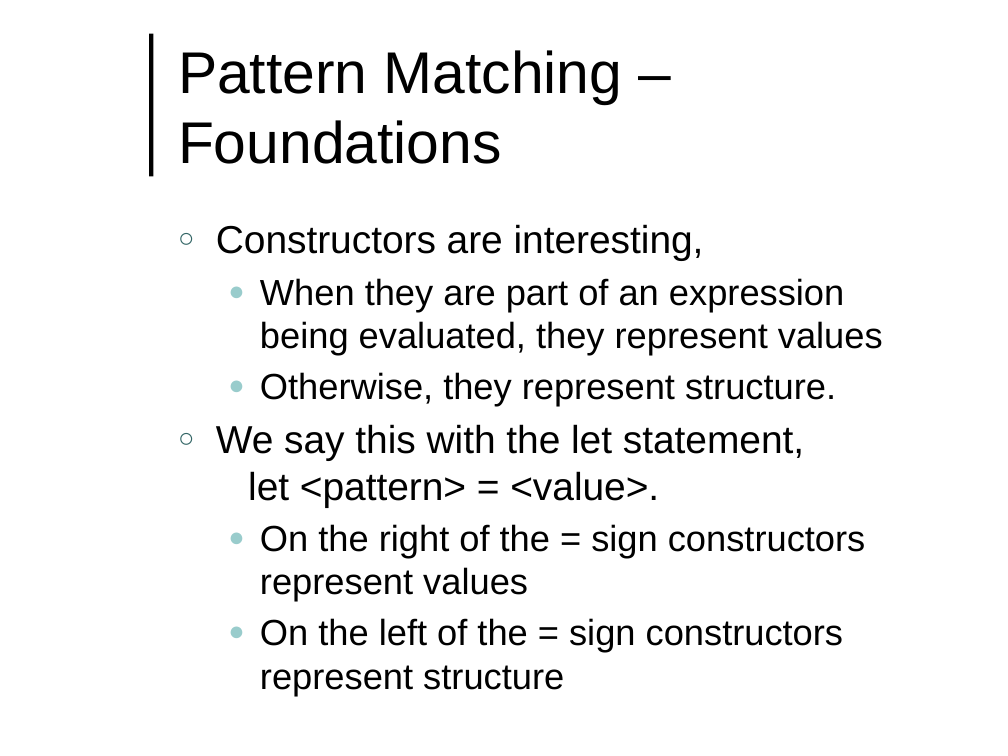
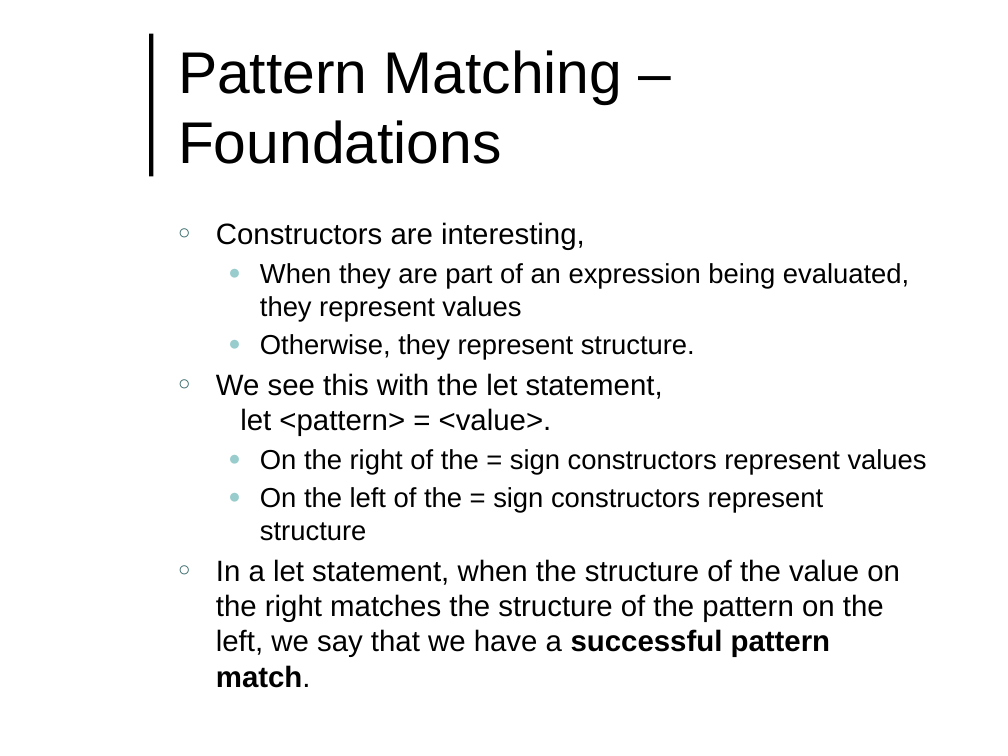
Before and after one commit to lutzhamel/CSC493, a slide deck: slide 5 of notes/csc493-ln004.pptx. Drawn at 1008x756 pixels with LibreOffice and Linux fonts; fonts in the diff are those of the drawing; background and template pictures are left out. Boxes give left, top, right and bottom in pixels: in the first picture for what was removed or moved away, otherwise in the second. Text is boxed around its words. In the diff, an @@ line names an element or a change of style, - is before the commit and + after.

```diff
--- a/notes/csc493-ln004.pptx
+++ b/notes/csc493-ln004.pptx
@@ text at box(216, 222, 927, 541): size 27.8 to 21 pt in "Constructors are interesting,"; size 25.9 to 19.6 pt in "When they are part of an expression ...", "Otherwise, they represent structure.", "On the right of the = sign ...", "On the left of the = sign ..."; less space between paragraphs @@
@@ text at box(216, 373, 663, 436): text changed; size 27.8 to 21 pt @@
-○ We say this with the let statement,
-  let <pattern> = <value>.
+○ We see this with the let statement,
+  let <pattern> = <value>.
@@ text at box(216, 559, 900, 657): paragraph added @@
+○ In a let statement, when the structure of the value on the right matches the structure of the pattern on the left, we say that we have a successful pattern match.
```
Also in this commit, not shown: 1 slide added, 1 other file.
